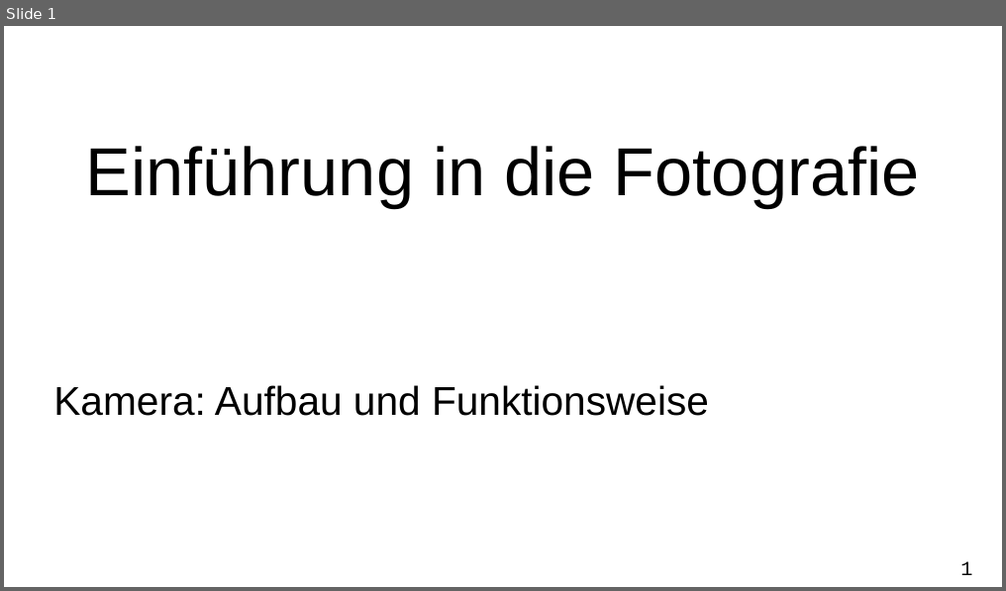
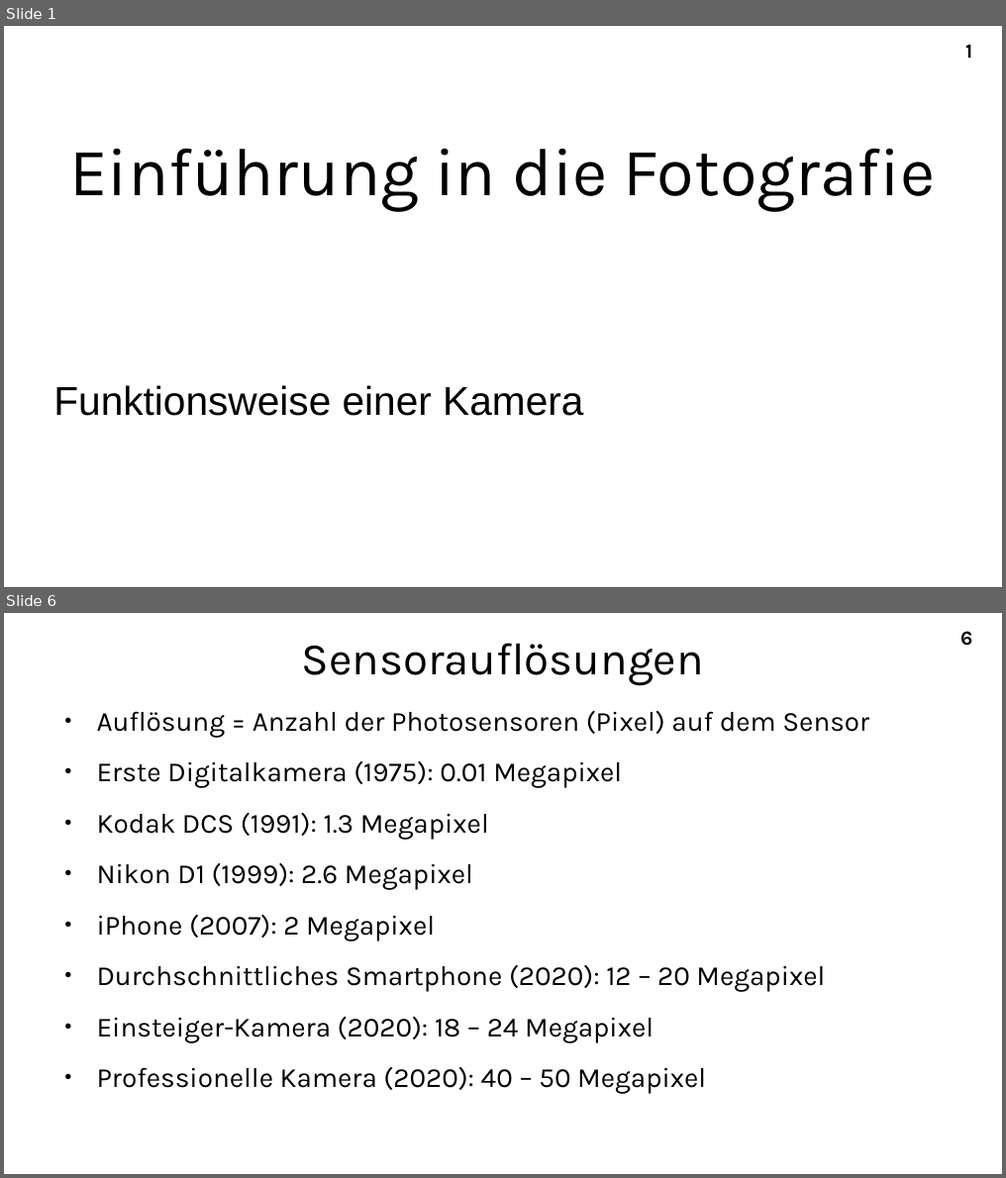
Before and after one commit to A-Schmid/PhotographyCourse, a slide deck: slides_de/camera.odp. Shown one above the other, each under a label of ours: slide 1 before the commit, slides 1 and 6 after it; the slides between them are not shown. The pictures are 1006x591 and 1006x1178 pixels, drawn with LibreOffice and Linux fonts; fonts in the diff are those of the drawing. Boxes give left, top, right and bottom in pixels: in the first picture for what was removed or moved away, otherwise in the second. Text is boxed around its words. In the diff, an @@ line names an element or a change of style, - is before the commit and + after.

```diff
--- a/slides_de/camera.odp
+++ b/slides_de/camera.odp
@@ slide 6 added at (x1=4, y1=613, x2=1002, y2=1174), background #FFFFFF; not listed: 1 template element that a slide beside it also shows @@
@@ title added at (x1=302, y1=643, x2=704, y2=685), 36 pt, text #000000 @@
+Sensorauflösungen
@@ text added at (x1=97, y1=711, x2=869, y2=1094), 22 pt, text #000000 @@
+● Auflösung = Anzahl der Photosensoren (Pixel) auf dem Sensor
+● Erste Digitalkamera (1975): 0.01 Megapixel
+● Kodak DCS (1991): 1.3 Megapixel
+● Nikon D1 (1999): 2.6 Megapixel
+● iPhone (2007): 2 Megapixel
+● Durchschnittliches Smartphone (2020): 12 – 20 Megapixel
+● Einsteiger-Kamera (2020): 18 – 24 Megapixel
+● Professionelle Kamera (2020): 40 – 50 Megapixel
@@ slide 1 changed as well @@
@@ title "Einführung in die Fotografie" at (x1=69, y1=148, x2=936, y2=212): font Arial to Karla @@
@@ page number moved from (x1=960, y1=562, x2=972, y2=575) to (x1=965, y1=44, x2=972, y2=58) @@
@@ page number at (x1=965, y1=44, x2=972, y2=58): font Courier New to Karla, bold on @@
@@ subtitle at (x1=54, y1=385, x2=583, y2=416): text changed @@
-Kamera: Aufbau und Funktionsweise
+Funktionsweise einer Kamera
```
Also in this commit, not shown: 9 other slides added, 1 slide removed, 12 other files.
